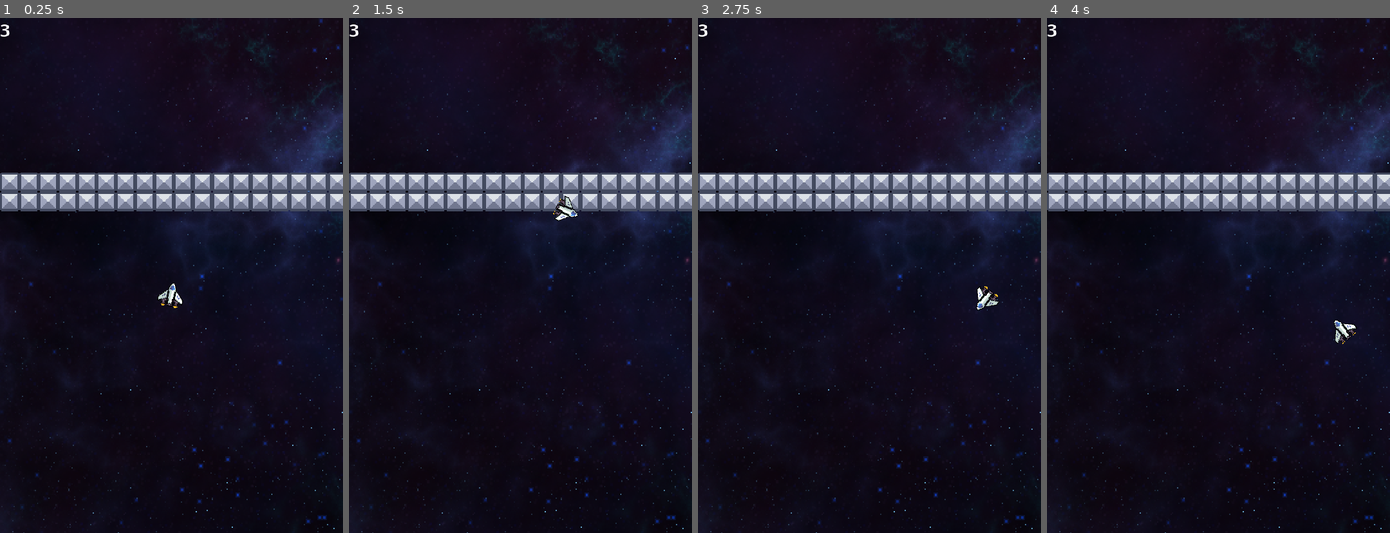
Above: before the commit, frames 1-4 (left to right).
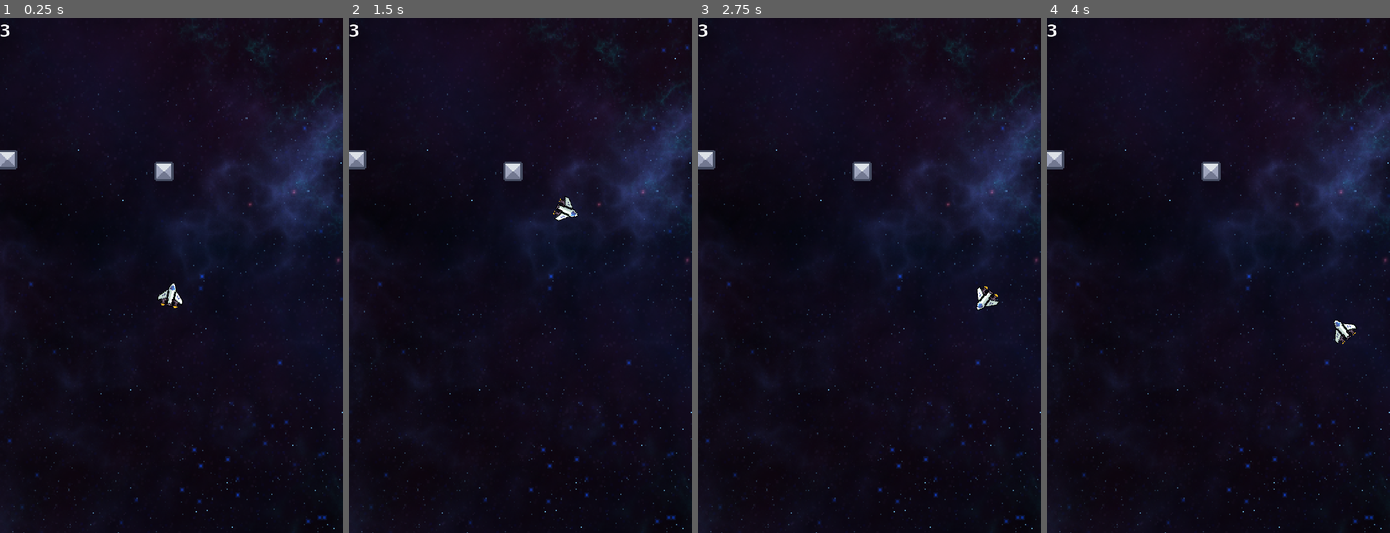
Above: after the commit, the same moments.

Repository: Alxlol/NeonSurge2
Game: Godot game, scene res://Levels/World.tscn
Two runs of this game, one before a commit and one after it. Both use one fixed random seed, a clock stepped at 60 frames per second and the inputs below.
Inputs (mouse positions are in pixels of both pictures, inside the frame that each line leads up to):
- Up to frame 1 (0.25 s): no input
- Up to frame 2 (1.5 s): move the mouse to (595, 249) at 0.52 s; hold Space (Thrust) 0.53-1.25 s; tap Ctrl (Rotate) at 0.6 s; click (595, 249) at 0.67 s; drag from (451, 301) to (503, 378) at 1.27 s
- Up to frame 3 (2.75 s): move the mouse to (903, 162) at 2.02 s; hold Space (Thrust) from 2.03 s (still down); tap Ctrl (Rotate) at 2.1 s
- Up to frame 4 (4 s): release Space (Thrust) at 2.75 s; drag from (1201, 378) to (1115, 198) at 2.77 s; move the mouse to (1321, 352) at 3.52 s; tap Ctrl (Rotate) at 3.6 s

The runs differ from the first frame. In frame 1, 7.7% of the frame differs, in the area x 0-100%, y 25-38%; in frame 2, 7.6%; in frame 3, 7.7%; in frame 4, 7.7%.
Error after the commit: Parse Error: Expected indented block after "if" block. (res://Actors/Obstacle/Obstacle.gd:6)

Commit message:
obstacle work

Diff:
--- /dev/null
+++ b/Actors/Obstacle/Obstacle.gd
@@ -0,0 +1,6 @@
+extends Node2D
+
+const PLAYER = preload("res://Actors/Characters/Player/Player.tscn")
+
+func _on_area_2d_body_entered(body):
+	if body.name == "Player":
--- /dev/null
+++ b/Actors/Obstacle/Obstacle.tscn
@@ -0,0 +1,22 @@
+[gd_scene load_steps=4 format=3 uid="uid://rt6whdr4ciw3"]
+
+[ext_resource type="Script" path="res://Actors/Obstacle/Obstacle.gd" id="1_cspf1"]
+[ext_resource type="Texture2D" uid="uid://b5ykxes1wf28b" path="res://Art/Tilemap/rock.png" id="1_mopob"]
+
+[sub_resource type="RectangleShape2D" id="RectangleShape2D_7deeq"]
+size = Vector2(18, 18)
+
+[node name="Obstacle" type="Node2D"]
+script = ExtResource("1_cspf1")
+
+[node name="Sprite" type="Sprite2D" parent="."]
+texture = ExtResource("1_mopob")
+region_enabled = true
+region_rect = Rect2(0, 0, 18, 18)
+
+[node name="Area2D" type="Area2D" parent="."]
+
+[node name="CollisionShape2D" type="CollisionShape2D" parent="Area2D"]
+shape = SubResource("RectangleShape2D_7deeq")
+
+[connection signal="body_entered" from="Area2D" to="." method="_on_area_2d_body_entered"]
--- a/Actors/Pickups/pickup.tscn
+++ /dev/null
@@ -1,3 +0,0 @@
-[gd_scene format=3 uid="uid://rt6whdr4ciw3"]
-
-[node name="Pickup" type="Node2D"]
--- a/Levels/World.tscn
+++ b/Levels/World.tscn
@@ -1,30 +1,9 @@
-[gd_scene load_steps=7 format=3 uid="uid://cxcsf8cg45ri1"]
+[gd_scene load_steps=5 format=3 uid="uid://cxcsf8cg45ri1"]
 
 [ext_resource type="Texture2D" uid="uid://kbrla5nieg6n" path="res://Art/Backgrounds/Blue_Nebula_01-1024x1024.png" id="1_yec5f"]
 [ext_resource type="PackedScene" uid="uid://dyjasjxoi31kg" path="res://Actors/Characters/Player/Player.tscn" id="2_yugho"]
 [ext_resource type="PackedScene" uid="uid://kghdlox5n662" path="res://UI/UserInterface.tscn" id="3_xjwvt"]
-[ext_resource type="Texture2D" uid="uid://btv6a7dw3qxdj" path="res://Art/Tilemap/rock_packed.png" id="4_b04vn"]
-
-[sub_resource type="TileSetAtlasSource" id="TileSetAtlasSource_khwgc"]
-texture = ExtResource("4_b04vn")
-texture_region_size = Vector2i(18, 18)
-9:3/0 = 0
-9:4/0 = 0
-9:0/0 = 0
-9:1/0 = 0
-0:0/0 = 0
-1:0/0 = 0
-2:0/0 = 0
-3:0/0 = 0
-4:0/0 = 0
-5:0/0 = 0
-6:0/0 = 0
-7:0/0 = 0
-8:0/0 = 0
-
-[sub_resource type="TileSet" id="TileSet_s1b63"]
-tile_size = Vector2i(18, 18)
-sources/0 = SubResource("TileSetAtlasSource_khwgc")
+[ext_resource type="PackedScene" uid="uid://rt6whdr4ciw3" path="res://Actors/Obstacle/Obstacle.tscn" id="4_atd84"]
 
 [node name="Main" type="Node"]
 metadata/_edit_horizontal_guides_ = [37.0]
@@ -46,7 +25,8 @@
 
 [node name="UserInterface" parent="." instance=ExtResource("3_xjwvt")]
 
-[node name="TileMap" type="TileMap" parent="."]
-tile_set = SubResource("TileSet_s1b63")
-format = 2
-layer_0/tile_data = PackedInt32Array(524290, 0, 0, 524291, 0, 0, 524292, 0, 0, 524293, 0, 0, 524294, 0, 0, 524295, 0, 0, 524296, 0, 0, 524297, 0, 0, 524298, 0, 0, 524299, 0, 0, 524300, 0, 0, 524301, 0, 0, 524302, 0, 0, 589826, 0, 0, 589827, 0, 0, 589828, 0, 0, 589829, 0, 0, 589830, 0, 0, 589831, 0, 0, 589832, 0, 0, 589833, 0, 0, 589834, 0, 0, 589835, 0, 0, 589836, 0, 0, 589837, 0, 0, 589838, 0, 0, 524303, 0, 0, 524304, 0, 0, 524305, 0, 0, 589841, 0, 0, 589840, 0, 0, 589839, 0, 0, 589825, 0, 0, 589824, 0, 0, 524288, 0, 0, 524289, 0, 0)
+[node name="Obstacle" parent="." instance=ExtResource("4_atd84")]
+position = Vector2(7, 132)
+
+[node name="Obstacle2" parent="." instance=ExtResource("4_atd84")]
+position = Vector2(153, 143)
